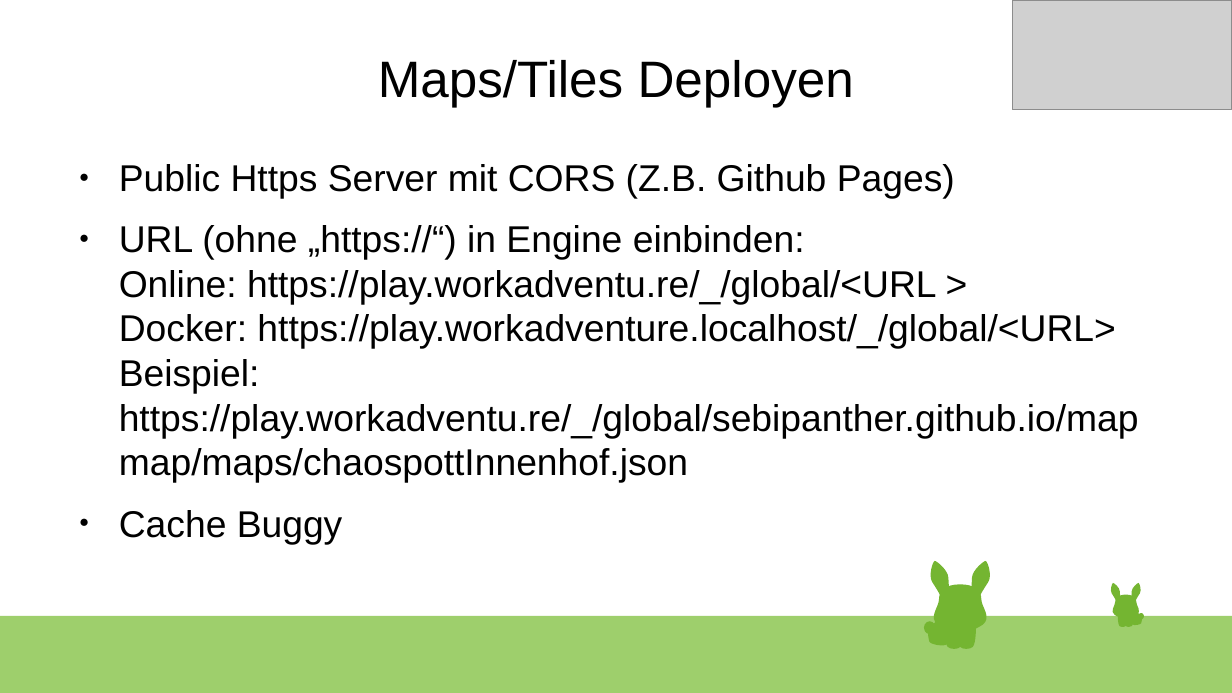
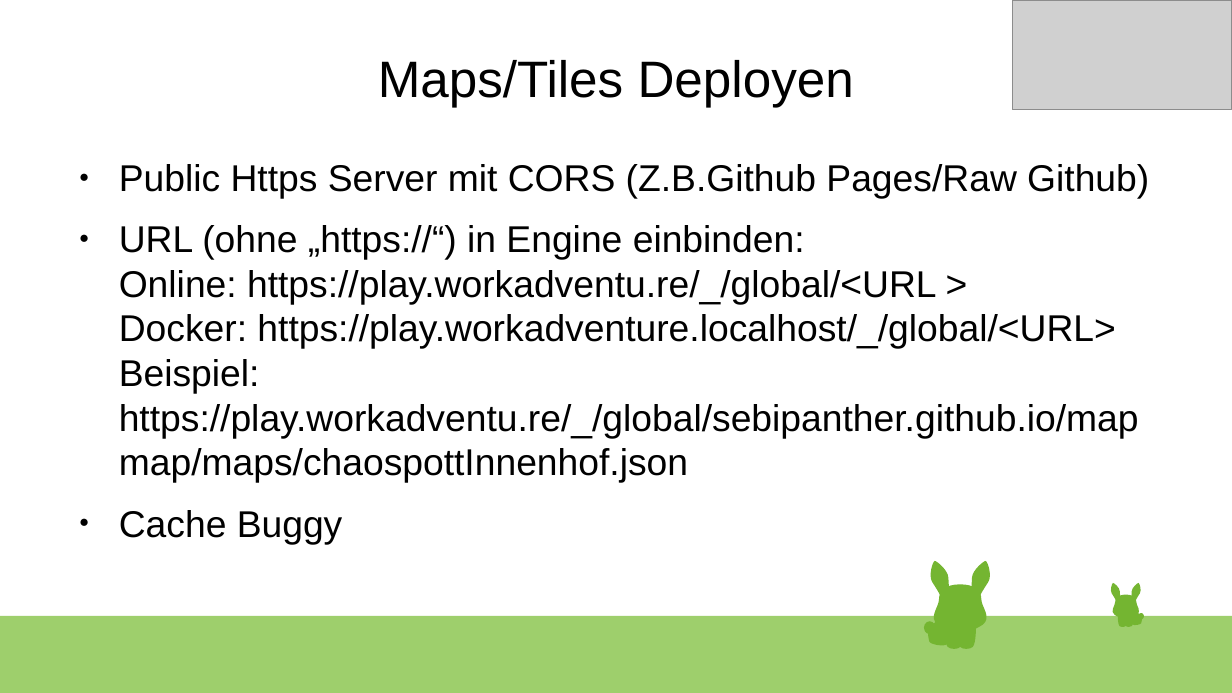
Before and after one commit to c3e/diVOCWorkadventure, a slide deck: slide 16 of assets/WorkAdventure.odp. Drawn at 1232x693 pixels with LibreOffice and Linux fonts; fonts in the diff are those of the drawing; grey boxes stand for pictures. Boxes give left, top, right and bottom in pixels: in the first picture for what was removed or moved away, otherwise in the second. Text is boxed around its words. In the diff, an @@ line names an element or a change of style, - is before the commit and + after.

```diff
--- a/assets/WorkAdventure.odp
+++ b/assets/WorkAdventure.odp
@@ text at box(119, 164, 1149, 199): text changed @@
-● Public Https Server mit CORS (Z.B. Github Pages)
+● Public Https Server mit CORS (Z.B.Github Pages/Raw Github)
```
Also in this commit, not shown: 4 other slides changed, 1 other file.
